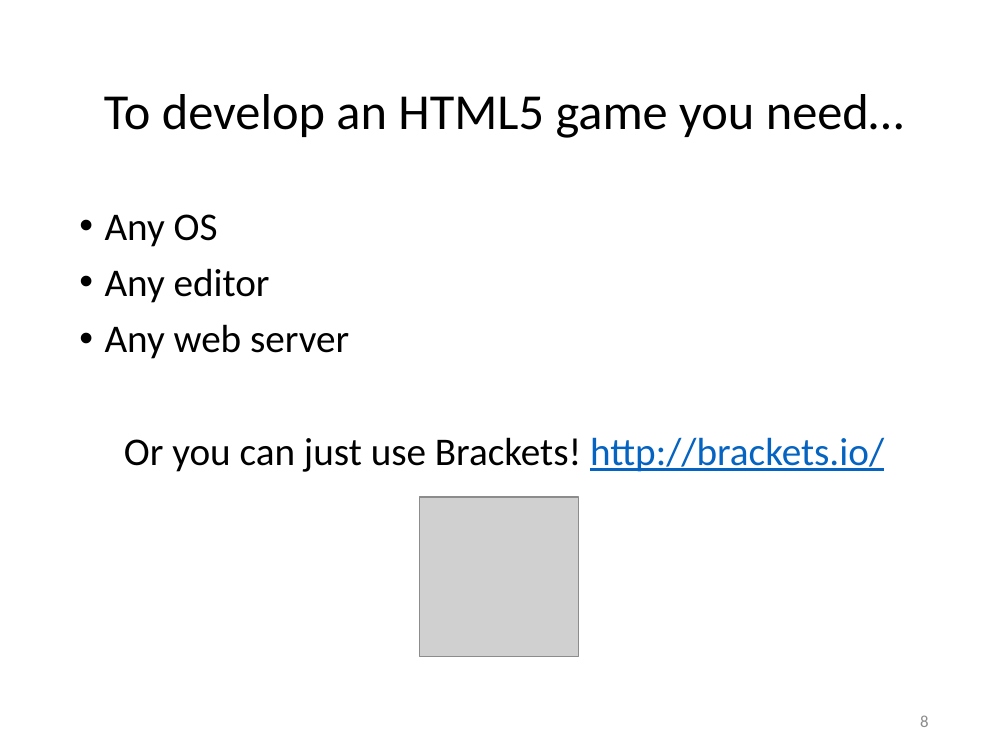
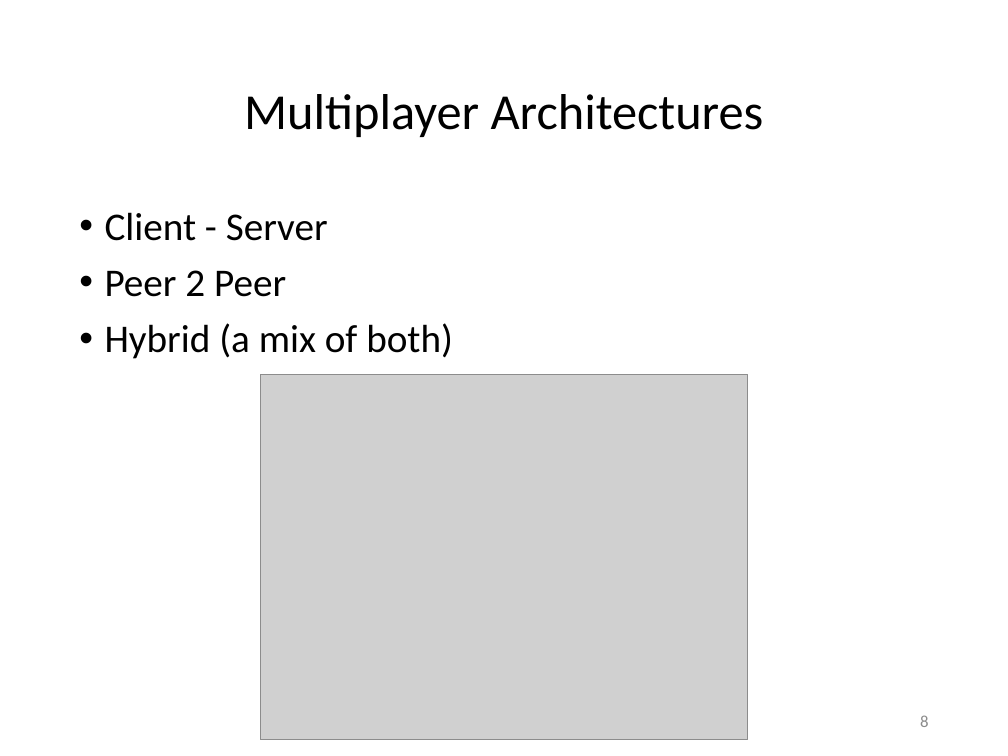
Before and after one commit to Lotti/codemotion2015, a slide deck: slide 8 of slides/slides.pptx. Drawn at 1008x756 pixels with LibreOffice and Linux fonts; fonts in the diff are those of the drawing; grey boxes stand for pictures; background and template pictures are left out. Boxes give left, top, right and bottom in pixels: in the first picture for what was removed or moved away, otherwise in the second. Text is boxed around its words. In the diff, an @@ line names an element or a change of style, - is before the commit and + after.

Commit message:
slides developing...

```diff
--- a/slides/slides.pptx
+++ b/slides/slides.pptx
@@ title at (244,94,764,137): text changed @@
-To develop an HTML5 game you need…
+Multiplayer Architectures
@@ text at (105,212,453,359): text changed @@
-• Any OS
-• Any editor
-• Any web server
-Or you can just use Brackets! http://brackets.io/
+• Client - Server
+• Peer 2 Peer
+• Hybrid (a mix of both)
@@ picture added at (260,374,748,740) @@
@@ picture removed at (419,497,579,656) @@
```
Also in this commit, not shown: 9 other slides changed, 8 other files.
